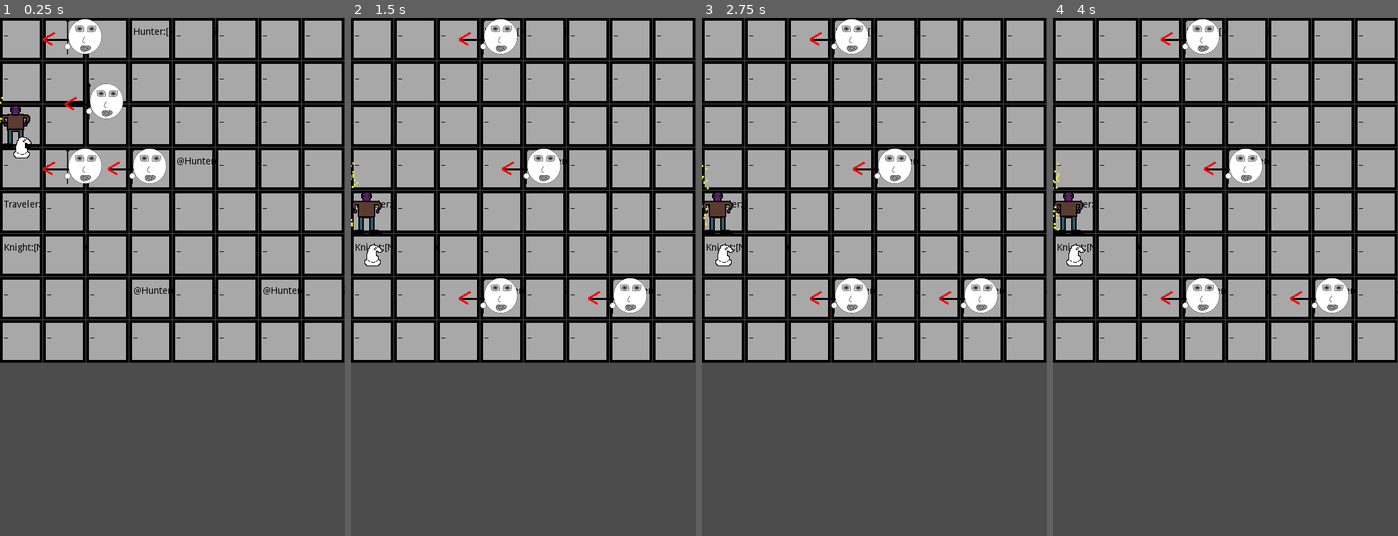
Above: before the commit, frames 1-4 (left to right).
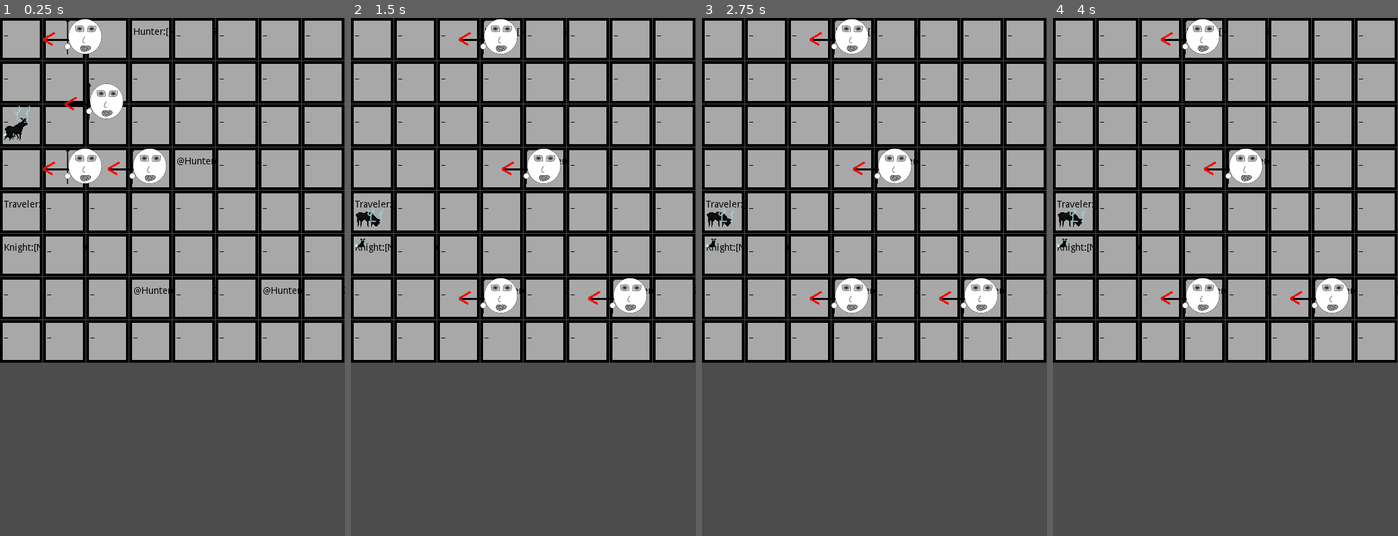
Above: after the commit, the same moments.

Repository: drarbego/caballos-de-ajedrez
Game: Godot game, scene res://Board.tscn
The game is run twice, just before and just after one commit, with the same random seed, the same clock (stepped at 60 frames per second) and the same inputs.
Inputs (mouse positions are in pixels of both pictures, inside the frame that each line leads up to):
- Up to frame 1 (0.25 s): no input
- Up to frame 2 (1.5 s): click (371, 38) at 0.52 s; click (371, 38) at 1.27 s
- Up to frame 3 (2.75 s): click (722, 38) at 2.02 s
- Up to frame 4 (4 s): tap Enter at 2.75 s

The runs differ from the first frame. In frame 1, 0.5% of the frame differs, in the area x 0-10%, y 15-28%; in frame 2, 0.6%; in frame 3, 0.6%; in frame 4, 0.6%, in the area x 0-10%, y 27-48%.

Commit message:
wip 3

Diff:
--- a/Board.gd
+++ b/Board.gd
@@ -33,26 +33,23 @@
 			self.current_piece.tile.select_piece()
 			$MoveTimer.set_wait_time(self.current_piece.move_time)
 			$MoveTimer.start()
+			self.set_tiles_active(false)
 		elif selected_tile.current_piece is Enemy and self.current_piece.attacks:
 				selected_tile.current_piece.on_clash(self.current_piece)
 				selected_tile.set_piece(self.current_piece)
 				self.current_piece.tile.select_piece()
 				$MoveTimer.set_wait_time(self.current_piece.move_time)
 				$MoveTimer.start()
+				self.set_tiles_active(false)
 
 	if selected_tile.current_piece and selected_tile.current_piece is PlayablePiece:
+		self.set_tiles_active(false)
 		selected_tile.select_piece()
 
 func _on_MoveTimer_timeout():
 	self.move_enemies()
+	self.set_tiles_active(false)
 	self.update_enemies_direction()
-	self.start_player_turn()
-
-func start_player_turn():
-	self.is_player_turn = true
-	self.current_piece = null
-	self.set_pieces_active(true)
-	self.set_tiles_active(false)
 
 func update_enemies_direction():
 	var traveler = $Pieces.get_child(0) # fix this
@@ -70,6 +67,7 @@
 		if enemy.is_queued_for_deletion():
 			continue
 
+		enemy.tile.select_piece()
 		var next_tile = self.get_tile(enemy.tile.board_pos + enemy.dir)
 
 		if not next_tile:
@@ -85,7 +83,6 @@
 			next_tile.current_piece.on_clash(enemy)
 
 		next_tile.set_piece(enemy)
-	self.start_player_turn()
 
 func initialize_board():
 	# read file
@@ -106,7 +103,7 @@
 		y += 1
 
 	self.update_enemies_direction()
-	self.start_player_turn()
+	self.set_tiles_active(false)
 
 func initialize_piece(pos, piece_class, consumes_tiles): # fix consumes_tiles
 	var tile = self.get_tile(pos)
--- a/Knight.gd
+++ b/Knight.gd
@@ -5,3 +5,6 @@
 
 func on_clash(_piece):
     self.queue_free()
+
+func play_animation(animation_name: String):
+    $AnimationPlayer.play(animation_name)
--- a/Knight.tscn
+++ b/Knight.tscn
@@ -1,8 +1,11 @@
-[gd_scene load_steps=4 format=2]
+[gd_scene load_steps=7 format=2]
 
 [ext_resource path="res://PlayablePiece.tscn" type="PackedScene" id=1]
 [ext_resource path="res://Knight.gd" type="Script" id=2]
-[ext_resource path="res://knight.png" type="Texture" id=3]
+[ext_resource path="res://spritesheets/Fox/Fox Sprite Sheet 28x20.png" type="Texture" id=3]
+[ext_resource path="res://animations/fox/idle.tres" type="Animation" id=4]
+[ext_resource path="res://animations/fox/walk.tres" type="Animation" id=5]
+[ext_resource path="res://Piece.gd" type="Script" id=6]
 
 [node name="Knight" instance=ExtResource( 1 )]
 script = ExtResource( 2 )
@@ -10,4 +13,13 @@
 
 [node name="Sprite" parent="." index="0"]
 texture = ExtResource( 3 )
-offset = Vector2( 32, 32 )
+centered = false
+hframes = 7
+vframes = 6
+
+[node name="Particles2D" parent="." index="2"]
+script = ExtResource( 6 )
+
+[node name="AnimationPlayer" parent="." index="3"]
+anims/idle = ExtResource( 4 )
+anims/walk = ExtResource( 5 )
--- a/Piece.gd
+++ b/Piece.gd
@@ -10,6 +10,9 @@
 export var move_time := 0.5
 export var attacks = false
 
+# state
+var is_moving = false
+
 func init(_board, _tile,  _consumes_tiles):
 	self.board = _board
 	self.tile = _tile
@@ -19,8 +22,15 @@
 	return self
 
 func move_to_tile(new_tile):
+	self.is_moving = true
+	$AnimationPlayer.play("walk")
 	$Tween.interpolate_property(self, "position", self.position, new_tile.position, move_time)
+	$Tween.interpolate_callback(self,  move_time, "stop_moving")
 	$Tween.start()
+
+func stop_moving():
+	self.is_moving = false
+	$AnimationPlayer.play("idle")
 
 func set_tile(_tile):
 	self.tile = _tile
@@ -29,8 +39,7 @@
 
 func set_active(active):
 	$Particles2D.emitting = active
-	var animation_name = "active" if active else "idle"
-	self.play_animation(animation_name)
+	print("set active")
 
 func can_move(to):
 	if not self.tile:
@@ -43,8 +52,5 @@
 
 	return false
 
-func play_animation(animation_name: String):
-	pass
-
 func on_clash(piece):
 	pass
--- a/Piece.tscn
+++ b/Piece.tscn
@@ -4,6 +4,7 @@
 [ext_resource path="res://Piece.gd" type="Script" id=2]
 
 [node name="Node2D" type="Node2D"]
+script = ExtResource( 2 )
 
 [node name="Sprite" type="Sprite" parent="."]
 
@@ -12,4 +13,5 @@
 [node name="Particles2D" type="Particles2D" parent="."]
 amount = 16
 process_material = ExtResource( 1 )
-script = ExtResource( 2 )
+
+[node name="AnimationPlayer" type="AnimationPlayer" parent="."]
--- a/Tile.gd
+++ b/Tile.gd
@@ -6,8 +6,6 @@
 var board = null
 var current_piece = null
 var is_active = true
-
-signal pressed(tile)
 
 func init(_board, x, y):
 	self.board = _board
@@ -37,12 +35,13 @@
 	self.board.next_state(self)
 
 func select_piece():
+	# makes available tiles for piece active
 	if not self.current_piece:
 		return
 
-	self.board.set_tiles_active(false)
-	self.board.set_pieces_active(false)
-	self.current_piece.set_active(true)
+	# self.board.set_tiles_active(false)
+	# self.board.set_pieces_active(false)
+	# self.current_piece.set_active(true)
 
 	for move in self.current_piece.moves:
 		var tile = self.board.get_tile(self.board_pos + move)
--- a/Traveler.tscn
+++ b/Traveler.tscn
@@ -1,20 +1,28 @@
-[gd_scene load_steps=6 format=2]
+[gd_scene load_steps=7 format=2]
 
 [ext_resource path="res://PlayablePiece.tscn" type="PackedScene" id=1]
-[ext_resource path="res://animations/traveler/idle.tres" type="Animation" id=2]
-[ext_resource path="res://spritesheets/traveler.png" type="Texture" id=3]
-[ext_resource path="res://animations/traveler/active.tres" type="Animation" id=4]
+[ext_resource path="res://spritesheets/Deer/Deer Sprite 56x54 BLUE.png" type="Texture" id=2]
+[ext_resource path="res://animations/deer/idle.tres" type="Animation" id=3]
+[ext_resource path="res://animations/deer/walk.tres" type="Animation" id=4]
 [ext_resource path="res://Traveler.gd" type="Script" id=5]
+[ext_resource path="res://Piece.gd" type="Script" id=6]
 
 [node name="Traveler" instance=ExtResource( 1 )]
 script = ExtResource( 5 )
 moves = [ Vector2( -1, 0 ), Vector2( 1, 0 ), Vector2( 0, -1 ), Vector2( 0, 1 ) ]
 
 [node name="Sprite" parent="." index="0"]
-texture = ExtResource( 3 )
+texture = ExtResource( 2 )
 centered = false
-vframes = 10
+hframes = 15
+vframes = 4
+frame = 15
 
-[node name="AnimationPlayer" type="AnimationPlayer" parent="." index="3"]
-anims/active = ExtResource( 4 )
-anims/idle = ExtResource( 2 )
+[node name="Particles2D" parent="." index="2"]
+script = ExtResource( 6 )
+
+[node name="AnimationPlayer" parent="." index="3"]
+anims/idle = ExtResource( 3 )
+anims/walk = ExtResource( 4 )
+
+[connection signal="tween_completed" from="Tween" to="." method="_on_Tween_tween_completed"]
--- /dev/null
+++ b/animations/deer/idle.tres
@@ -0,0 +1,17 @@
+[gd_resource type="Animation" format=2]
+
+[resource]
+resource_name = "idle"
+loop = true
+tracks/0/type = "value"
+tracks/0/path = NodePath("Sprite:frame_coords")
+tracks/0/interp = 1
+tracks/0/loop_wrap = true
+tracks/0/imported = false
+tracks/0/enabled = true
+tracks/0/keys = {
+"times": PoolRealArray( 0, 0.2, 0.4, 0.6, 0.8, 1 ),
+"transitions": PoolRealArray( 1, 1, 1, 1, 1, 1 ),
+"update": 0,
+"values": [ Vector2( 0, 1 ), Vector2( 1, 1 ), Vector2( 2, 1 ), Vector2( 3, 1 ), Vector2( 4, 1 ), Vector2( 5, 1 ) ]
+}
--- /dev/null
+++ b/animations/deer/walk.tres
@@ -0,0 +1,17 @@
+[gd_resource type="Animation" format=2]
+
+[resource]
+resource_name = "walk"
+loop = true
+tracks/0/type = "value"
+tracks/0/path = NodePath("Sprite:frame_coords")
+tracks/0/interp = 1
+tracks/0/loop_wrap = true
+tracks/0/imported = false
+tracks/0/enabled = true
+tracks/0/keys = {
+"times": PoolRealArray( 0, 0.1, 0.2, 0.3, 0.4, 0.5, 0.6 ),
+"transitions": PoolRealArray( 1, 1, 1, 1, 1, 1, 1 ),
+"update": 0,
+"values": [ Vector2( 0, 0 ), Vector2( 1, 0 ), Vector2( 2, 0 ), Vector2( 3, 0 ), Vector2( 4, 0 ), Vector2( 5, 0 ), Vector2( 6, 0 ) ]
+}
--- /dev/null
+++ b/animations/fox/idle.tres
@@ -0,0 +1,18 @@
+[gd_resource type="Animation" format=2]
+
+[resource]
+resource_name = "idle"
+length = 0.85
+loop = true
+tracks/0/type = "value"
+tracks/0/path = NodePath("Sprite:frame_coords")
+tracks/0/interp = 1
+tracks/0/loop_wrap = true
+tracks/0/imported = false
+tracks/0/enabled = true
+tracks/0/keys = {
+"times": PoolRealArray( 0, 0.1, 0.2, 0.3, 0.4 ),
+"transitions": PoolRealArray( 1, 1, 1, 1, 1 ),
+"update": 0,
+"values": [ Vector2( 0, 0 ), Vector2( 1, 0 ), Vector2( 1, 0 ), Vector2( 2, 0 ), Vector2( 3, 0 ) ]
+}
--- /dev/null
+++ b/animations/fox/walk.tres
@@ -0,0 +1,18 @@
+[gd_resource type="Animation" format=2]
+
+[resource]
+resource_name = "walk"
+length = 0.9
+loop = true
+tracks/0/type = "value"
+tracks/0/path = NodePath("Sprite:frame_coords")
+tracks/0/interp = 1
+tracks/0/loop_wrap = true
+tracks/0/imported = false
+tracks/0/enabled = true
+tracks/0/keys = {
+"times": PoolRealArray( 0, 0.1, 0.2, 0.3, 0.4 ),
+"transitions": PoolRealArray( 1, 1, 1, 1, 1 ),
+"update": 0,
+"values": [ Vector2( 0, 3 ), Vector2( 1, 3 ), Vector2( 2, 3 ), Vector2( 3, 3 ), Vector2( 4, 3 ) ]
+}
--- /dev/null
+++ b/animations/knight/idle.tres
@@ -0,0 +1,17 @@
+[gd_resource type="Animation" format=2]
+
+[resource]
+resource_name = "idle"
+loop = true
+tracks/0/type = "value"
+tracks/0/path = NodePath("Sprite:frame_coords")
+tracks/0/interp = 1
+tracks/0/loop_wrap = true
+tracks/0/imported = false
+tracks/0/enabled = true
+tracks/0/keys = {
+"times": PoolRealArray( 0, 0.2, 0.4, 0.6, 0.8, 1 ),
+"transitions": PoolRealArray( 1, 1, 1, 1, 1, 1 ),
+"update": 0,
+"values": [ Vector2( 0, 1 ), Vector2( 1, 1 ), Vector2( 2, 1 ), Vector2( 3, 1 ), Vector2( 4, 1 ), Vector2( 5, 1 ) ]
+}
--- /dev/null
+++ b/animations/knight/walk.tres
@@ -0,0 +1,17 @@
+[gd_resource type="Animation" format=2]
+
+[resource]
+resource_name = "walk"
+loop = true
+tracks/0/type = "value"
+tracks/0/path = NodePath("Sprite:frame_coords")
+tracks/0/interp = 1
+tracks/0/loop_wrap = true
+tracks/0/imported = false
+tracks/0/enabled = true
+tracks/0/keys = {
+"times": PoolRealArray( 0, 0.1, 0.2, 0.3, 0.4, 0.5, 0.6 ),
+"transitions": PoolRealArray( 1, 1, 1, 1, 1, 1, 1 ),
+"update": 0,
+"values": [ Vector2( 0, 0 ), Vector2( 1, 0 ), Vector2( 2, 0 ), Vector2( 3, 0 ), Vector2( 4, 0 ), Vector2( 5, 0 ), Vector2( 6, 0 ) ]
+}
Binary file added: spritesheets/Crow/Crow Sprite Sheet 17x21 BLUE.png
Binary file added: spritesheets/Crow/Crow Sprite Sheet 17x21 RED.png
Binary file added: spritesheets/Deer/Deer Sprite 56x54 BLUE.png
Binary file added: spritesheets/Deer/Deer Sprite 56x54 RED.png
Binary file added: spritesheets/Elk/Elk Sprite Sheet 56x35 RED.png
Binary file added: spritesheets/Elk/Elk Sprite Sheet 56x35.png
Binary file added: spritesheets/Fox/Fox Sprite Sheet 28x20 RED.png
Binary file added: spritesheets/Fox/Fox Sprite Sheet 28x20.png
Binary file added: spritesheets/Orbs/Orbs16x16.png
Binary file added: spritesheets/Rat/Rat Sprite Sheet 24x9 BLUE.png
Binary file added: spritesheets/Rat/Rat Sprite Sheet 24x9 RED.png
